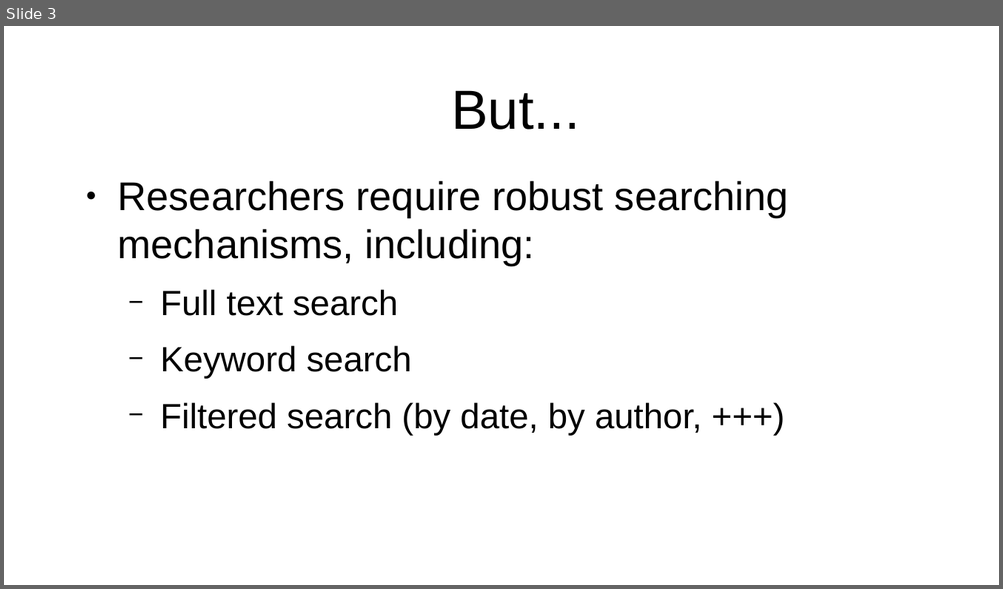
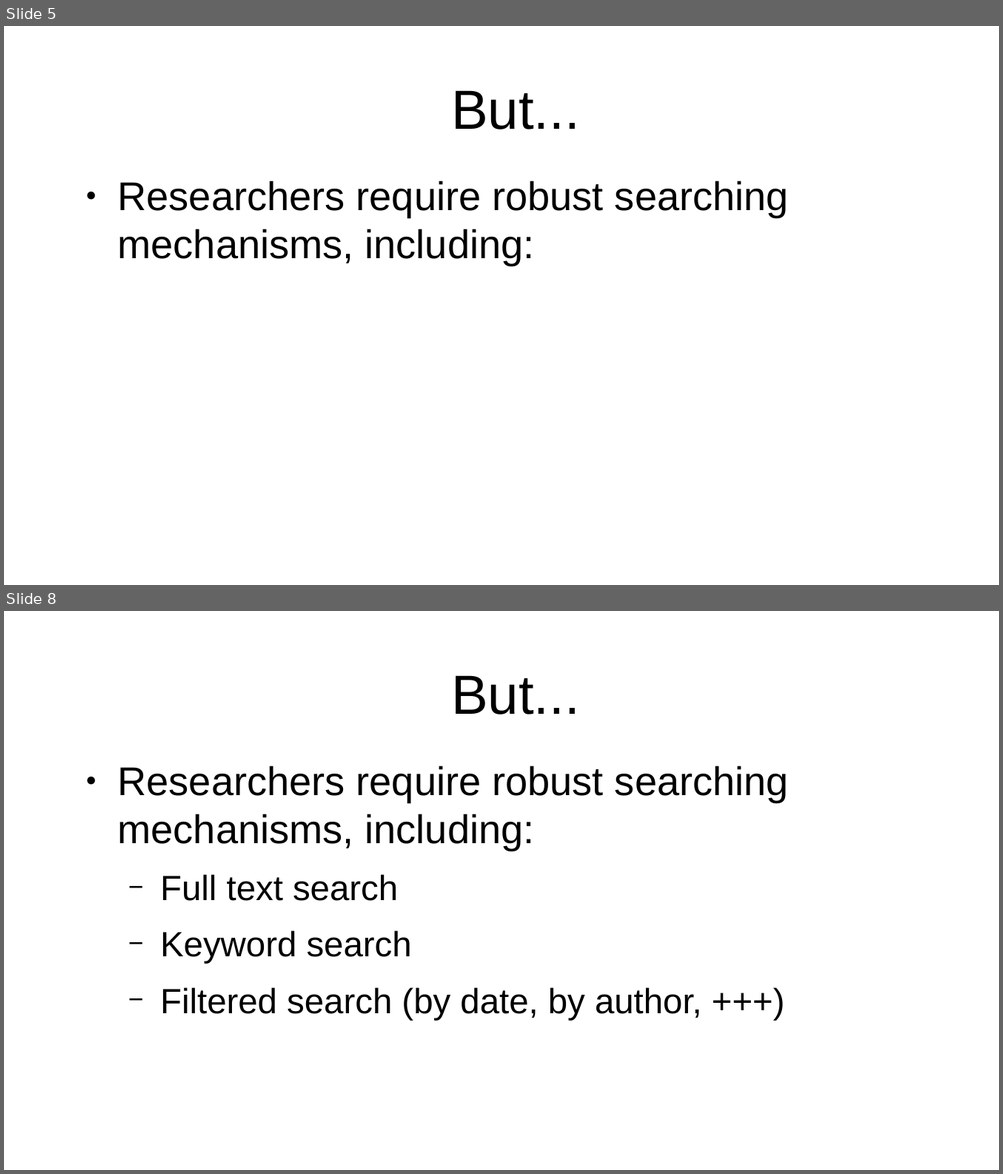
Before and after one commit to projectEndings/Endings, a slide deck: presentations/dhsi2020/staticSearch.odp. Shown one above the other, each under a label of ours: slide 3 before the commit, slides 5 and 8 after it; the slides between them are not shown. The pictures are 1003x589 and 1003x1174 pixels, drawn with LibreOffice and Linux fonts; fonts in the diff are those of the drawing. Boxes give left, top, right and bottom in pixels: in the first picture for what was removed or moved away, otherwise in the second. Text is boxed around its words. In the diff, an @@ line names an element or a change of style, - is before the commit and + after.

```diff
--- a/presentations/dhsi2020/staticSearch.odp
+++ b/presentations/dhsi2020/staticSearch.odp
@@ slide 5 added at (4, 26, 999, 585), background #FFFFFF @@
@@ title added at (451, 90, 580, 130), 44 pt, text #000000 @@
+But...
@@ text added at (118, 181, 788, 265), 32 pt, text #000000 @@
+● Researchers require robust searching mechanisms, including:
@@ what was slide 3 is now slide 8 @@
```
Also in this commit, not shown: 2 slides changed, 10 other slides added.
